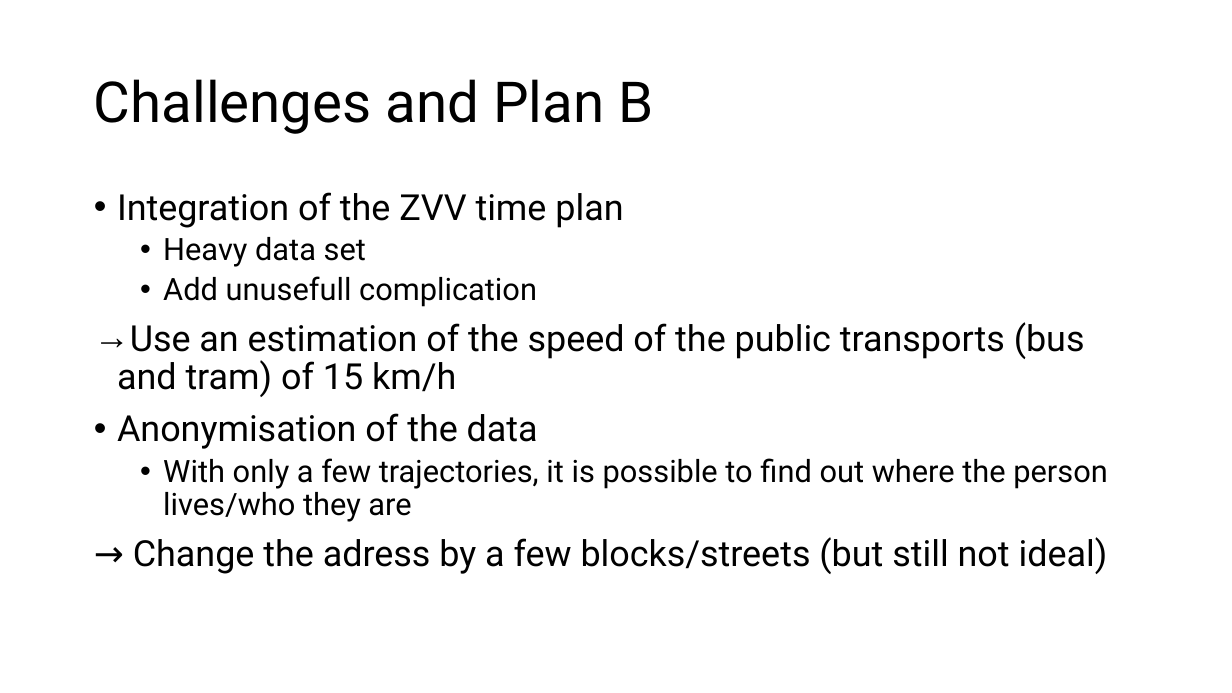
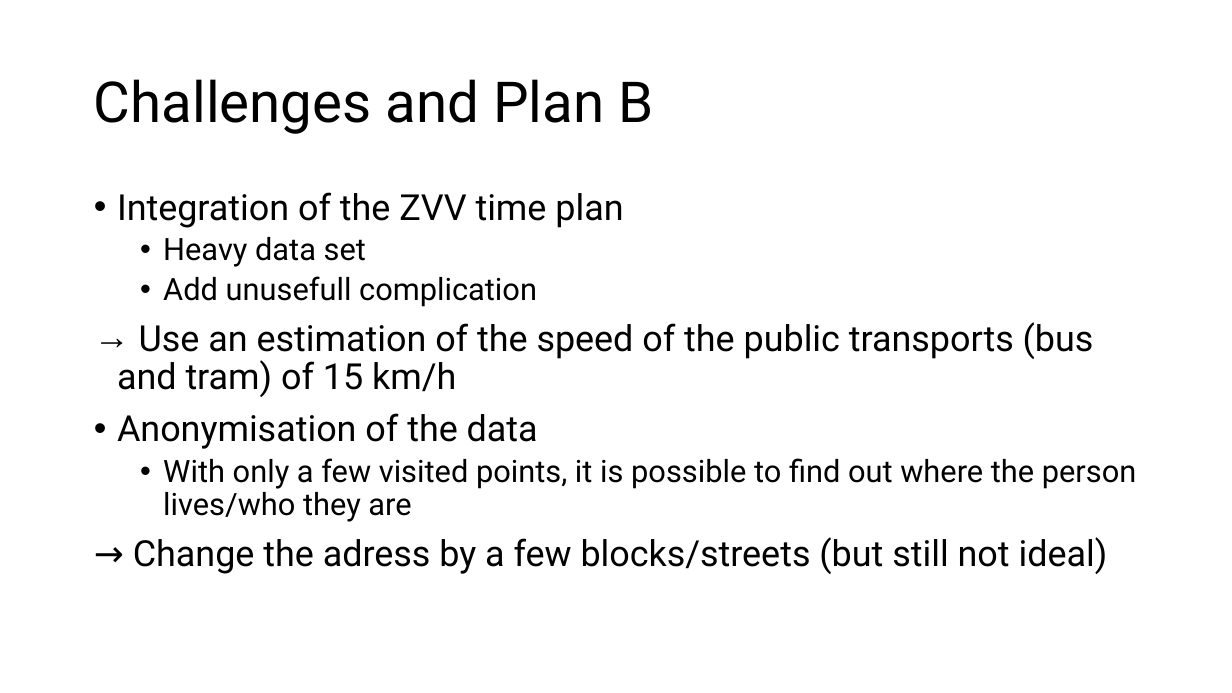
Before and after one commit to nono2001geek/Semester_Project_Lucie_No-mie, a slide deck: slide 11 of The 15-Minute City in Practice.pptx (slide 7 before the commit). Drawn at 1232x693 pixels with LibreOffice and Linux fonts; fonts in the diff are those of the drawing. Boxes give left, top, right and bottom in pixels: in the first picture for what was removed or moved away, otherwise in the second. Text is boxed around its words. In the diff, an @@ line names an element or a change of style, - is before the commit and + after.

```diff
--- a/The 15-Minute City in Practice.pptx
+++ b/The 15-Minute City in Practice.pptx
@@ text at [163,458,1136,522]: text changed @@
-  • With only a few trajectories, it is possible to find out where the person lives/who they are
+  • With only a few visited points, it is possible to find out where the person lives/who they are
```
Also in this commit, not shown: 3 other slides changed, 6 slides added, 2 slides removed, 11 other files.
